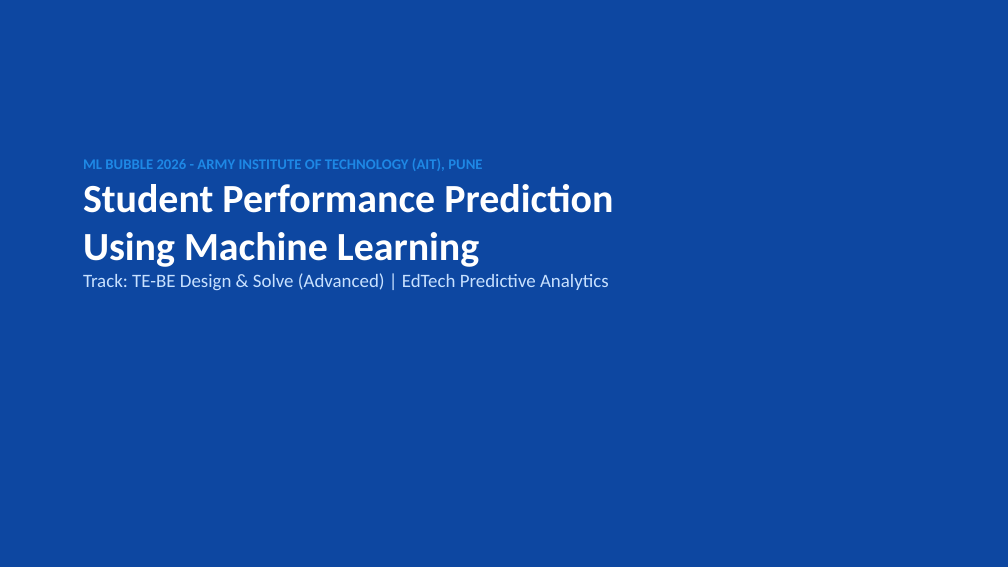
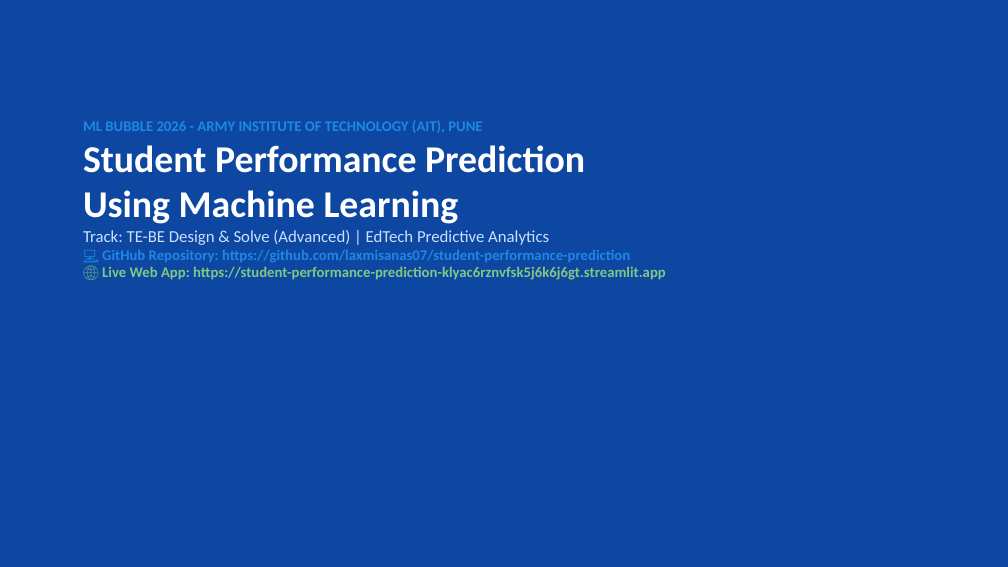
Before and after one commit to laxmisanas07/student-performance-prediction, a slide deck: slide 1 of Student_Performance_Prediction_Presentation.pptx. Drawn at 1008x567 pixels with LibreOffice and Linux fonts; fonts in the diff are those of the drawing. Boxes give left, top, right and bottom in pixels: in the first picture for what was removed or moved away, otherwise in the second. Text is boxed around its words. In the diff, an @@ line names an element or a change of style, - is before the commit and + after.

Commit message:
Include mandatory GitHub repo and Live Streamlit links in all documents

```diff
--- a/Student_Performance_Prediction_Presentation.pptx
+++ b/Student_Performance_Prediction_Presentation.pptx
@@ text "ML BUBBLE 2026 - ARMY ...": place and size @@
-text "ML BUBBLE 2026 - ARMY ..." at [83, 159, 613, 290]
+text "ML BUBBLE 2026 - ARMY ..." at [83, 121, 666, 280]
@@ text at [83, 145, 585, 245]: size 38 to 36 pt in "Student Performance Prediction Using Machine Learning"; size 18 to 16 pt in "Track: TE-BE Design & Solve (Advanced) | ..." @@
@@ text at [102, 250, 666, 280]: paragraphs added @@
+💻 GitHub Repository: https://github.com/laxmisanas07/student-performance-prediction
+🌐 Live Web App: https://student-performance-prediction-klyac6rznvfsk5j6k6j6gt.streamlit.app
```
Also in this commit, not shown: 2 other slides changed, 6 other files.
